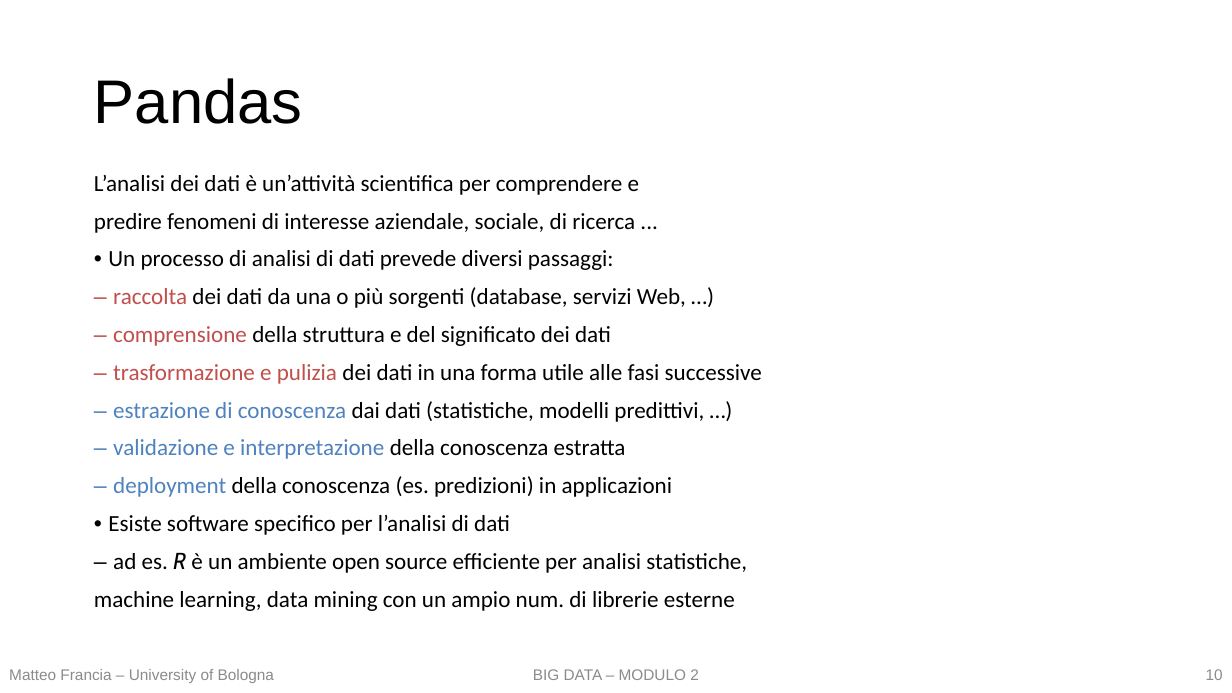
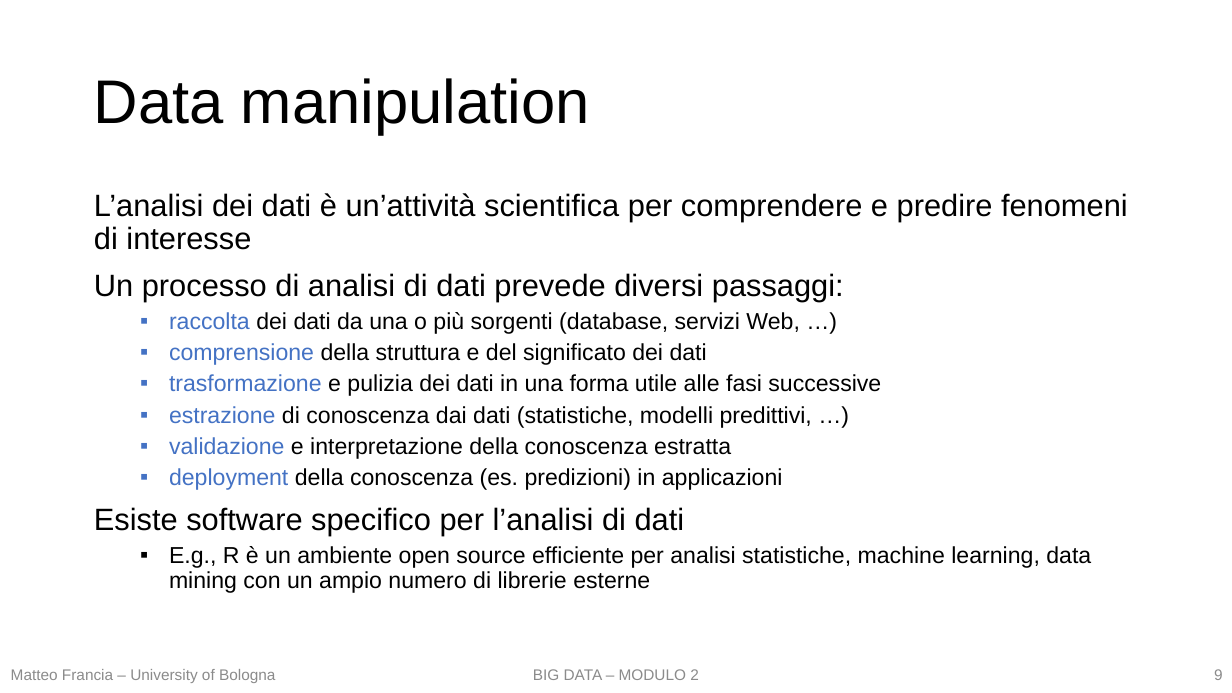
Before and after one commit to w4bo/teaching-handsondatapipelines, a slide deck: slide 9 of 01 - DataPreprocessing/01 - DataPreprocessing.pptx (slide 10 before the commit). Drawn at 1232x693 pixels with LibreOffice and Linux fonts; fonts in the diff are those of the drawing. Boxes give left, top, right and bottom in pixels: in the first picture for what was removed or moved away, otherwise in the second. Text is boxed around its words. In the diff, an @@ line names an element or a change of style, - is before the commit and + after.

Commit message:
working on the slides

```diff
--- a/01 - DataPreprocessing/01 - DataPreprocessing.pptx
+++ b/01 - DataPreprocessing/01 - DataPreprocessing.pptx
@@ title at <box>94,78,590,135</box>: text changed @@
-Pandas
+Data manipulation
@@ text at <box>94,193,1128,593</box>: text changed; font Calibri to Arial @@
-L’analisi dei dati è un’attività scientifica per comprendere e
-predire fenomeni di interesse aziendale, sociale, di ricerca ...
-• Un processo di analisi di dati prevede diversi passaggi:
-– raccolta dei dati da una o più sorgenti (database, servizi Web, …)
-– comprensione della struttura e del significato dei dati
-– trasformazione e pulizia dei dati in una forma utile alle fasi successive
-– estrazione di conoscenza dai dati (statistiche, modelli predittivi, …)
-– validazione e interpretazione della conoscenza estratta
-– deployment della conoscenza (es. predizioni) in applicazioni
-• Esiste software specifico per l’analisi di dati
-– ad es. R è un ambiente open source efficiente per analisi statistiche,
-machine learning, data mining con un ampio num. di librerie esterne
+L’analisi dei dati è un’attività scientifica per comprendere e predire fenomeni di interesse
+Un processo di analisi di dati prevede diversi passaggi:
+  ▪ raccolta dei dati da una o più sorgenti (database, servizi Web, …)
+  ▪ comprensione della struttura e del significato dei dati
+  ▪ trasformazione e pulizia dei dati in una forma utile alle fasi successive
+  ▪ estrazione di conoscenza dai dati (statistiche, modelli predittivi, …)
+  ▪ validazione e interpretazione della conoscenza estratta
+  ▪ deployment della conoscenza (es. predizioni) in applicazioni
+Esiste software specifico per l’analisi di dati
+  ▪ E.g., R è un ambiente open source efficiente per analisi statistiche, machine learning, data mining con un ampio numero di librerie esterne
@@ text "Matteo Francia – University of ..." at <box>11,669,275,683</box>: alignment left to centre @@
@@ page number at <box>1214,669,1223,680</box>: text changed @@
-10
+9
```
Also in this commit, not shown: 24 other slides changed, 2 slides removed, 1 other file.
